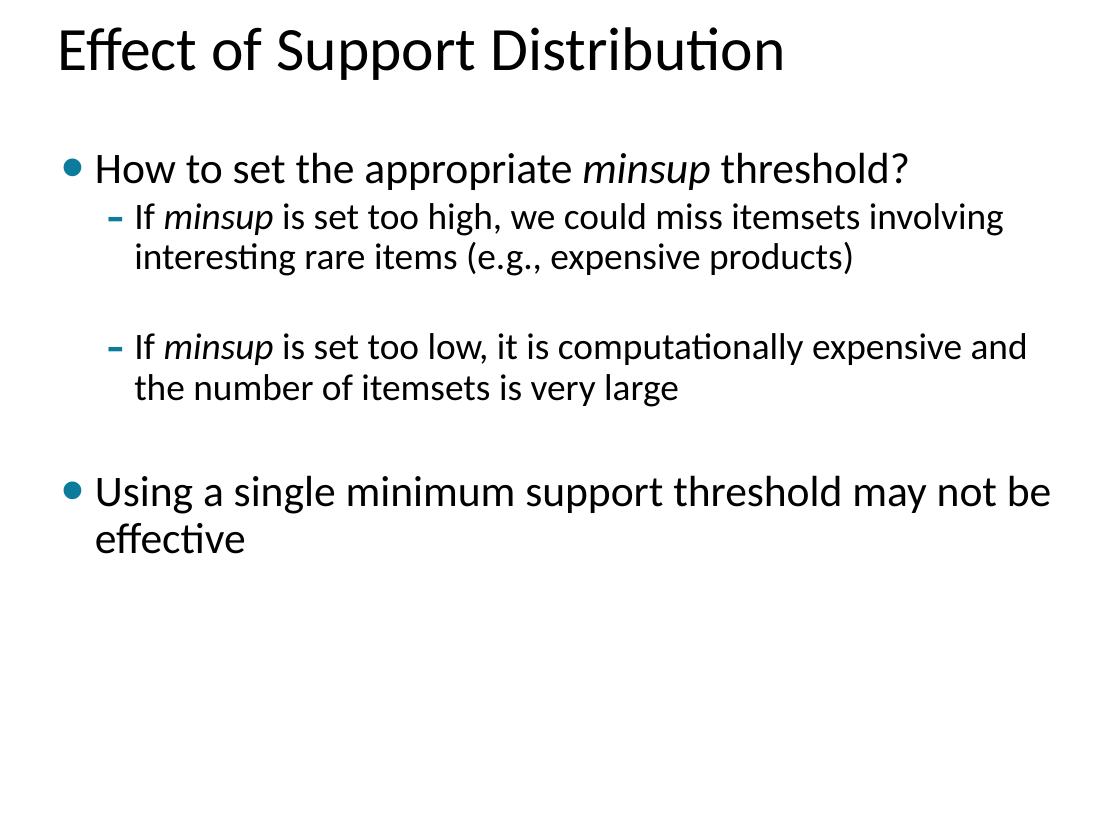
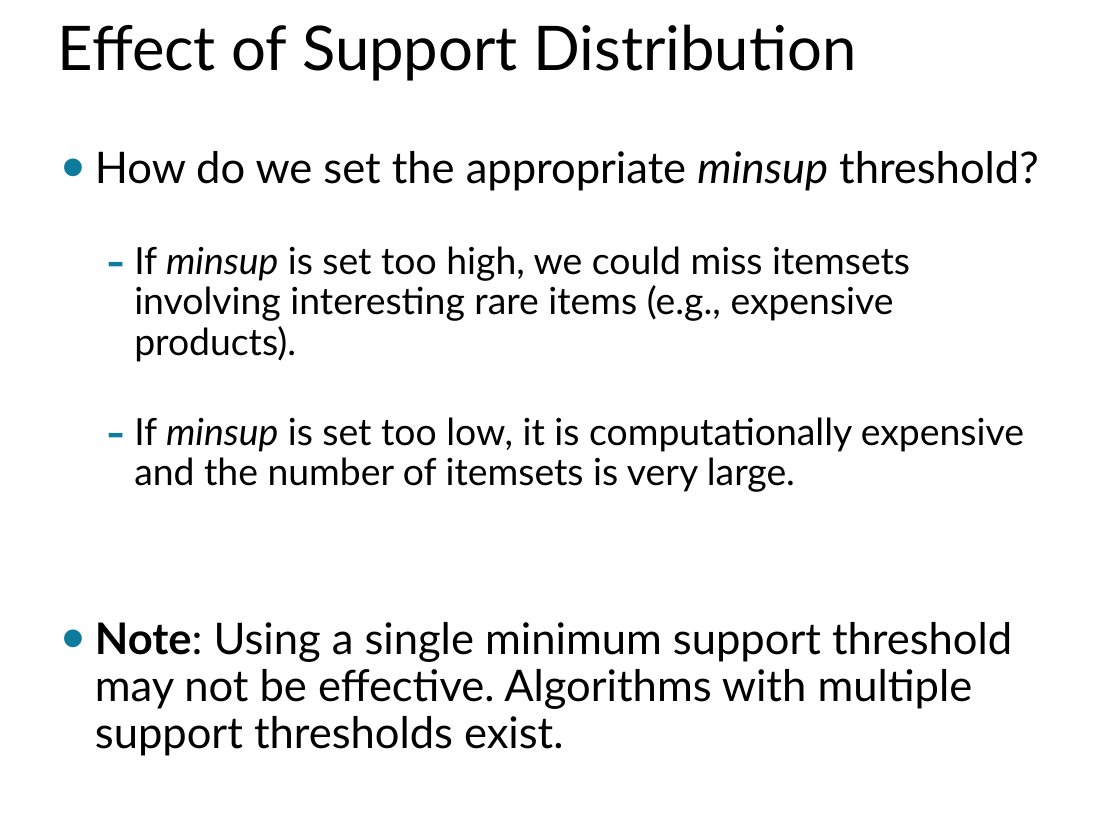
Before and after one commit to mhahsler/Introduction_to_Data_Mining_R_Examples, a slide deck: slide 32 of slides/chap5_basic_association_analysis.pptx (slide 57 before the commit). Drawn at 1120x840 pixels with LibreOffice and Linux fonts; fonts in the diff are those of the drawing. Boxes give left, top, right and bottom in pixels: in the first picture for what was removed or moved away, otherwise in the second. Text is boxed around its words. In the diff, an @@ line names an element or a change of style, - is before the commit and + after.

```diff
--- a/slides/chap5_basic_association_analysis.pptx
+++ b/slides/chap5_basic_association_analysis.pptx
@@ title "Effect of Support Distribution" at (x1=58, y1=24, x2=857, y2=81): font Calibri to Lato @@
@@ text at (x1=95, y1=151, x2=1039, y2=756): text changed; font Calibri to Lato @@
-• How to set the appropriate minsup threshold?
-  – If minsup is set too high, we could miss itemsets involving interesting rare items (e.g., expensive products)
-  – If minsup is set too low, it is computationally expensive and the number of itemsets is very large
-• Using a single minimum support threshold may not be effective
+• How do we set the appropriate minsup threshold?
+  – If minsup is set too high, we could miss itemsets involving interesting rare items (e.g., expensive products).
+  – If minsup is set too low, it is computationally expensive and the number of itemsets is very large.
+• Note: Using a single minimum support threshold may not be effective. Algorithms with multiple support thresholds exist.
```
Also in this commit, not shown: 45 other slides changed, 1 slide added, 45 slides removed, 1 other file.
